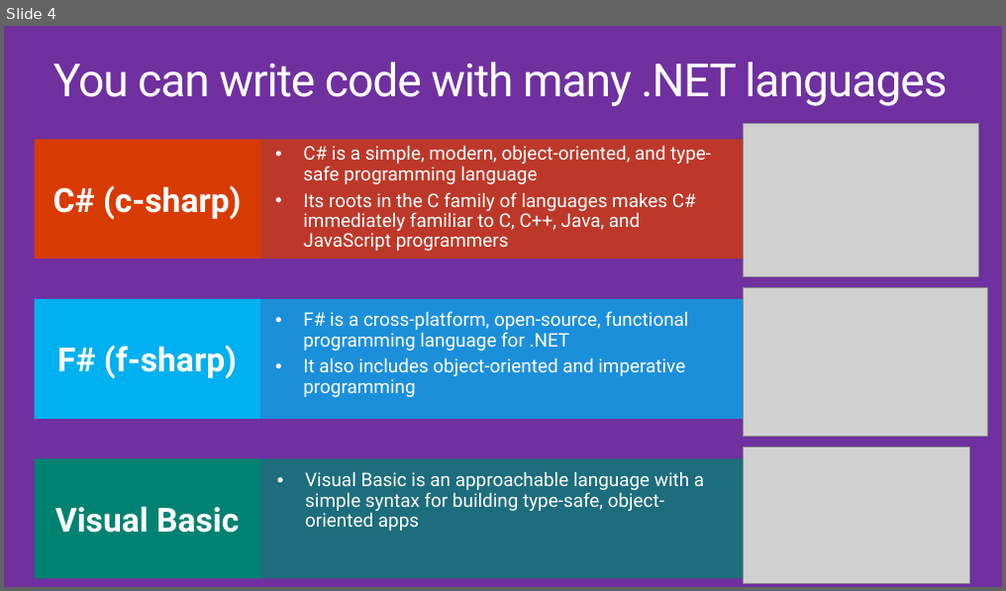
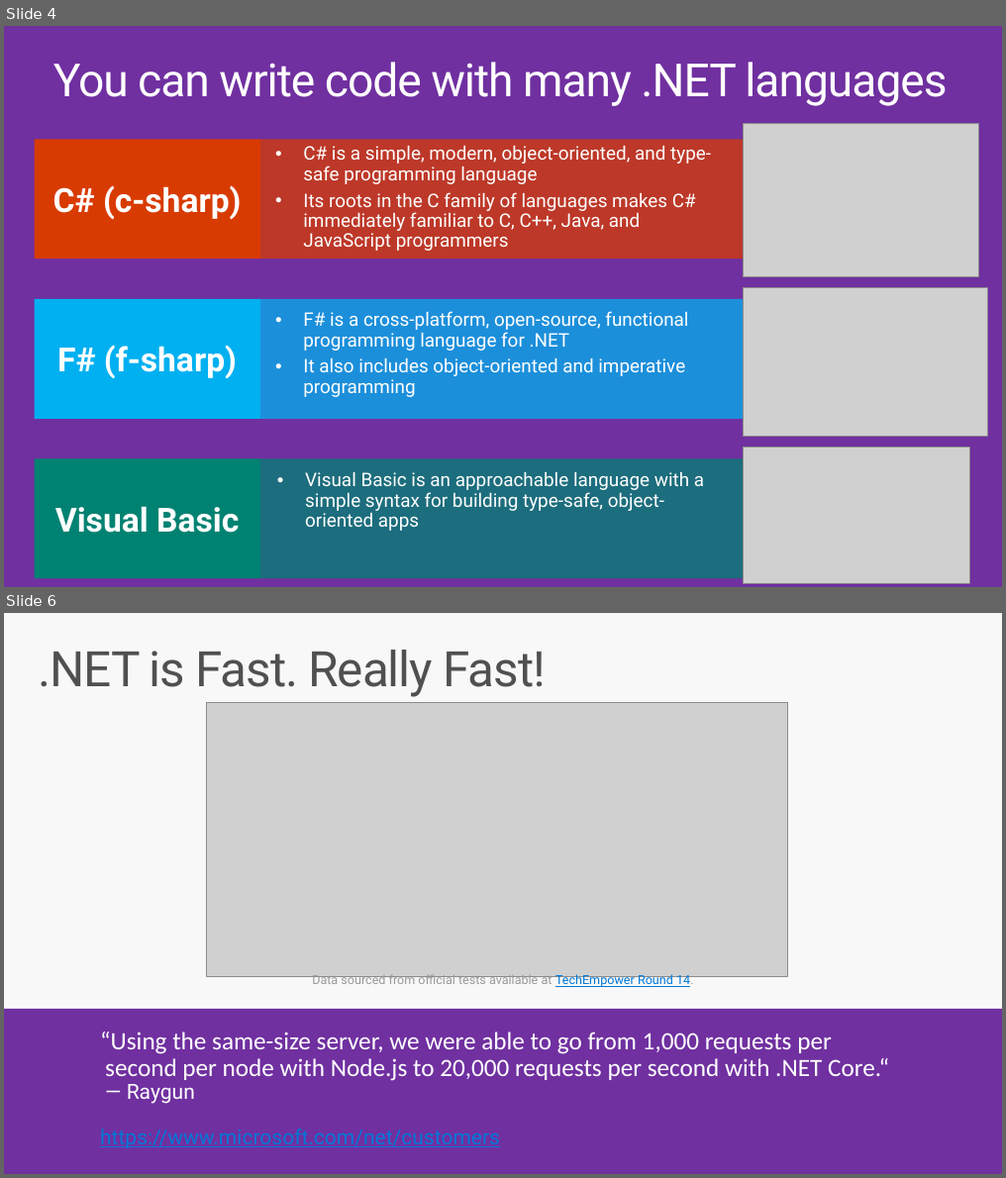
Before and after one commit to dotnet-presentations/home, a slide deck: WhatIsdotNET/WhatIsdotNET.pptx. Shown one above the other, each under a label of ours: slide 4 before the commit, slides 4 and 6 after it; the slides between them are not shown. The pictures are 1006x591 and 1006x1178 pixels, drawn with LibreOffice and Linux fonts; fonts in the diff are those of the drawing; grey boxes stand for pictures. Boxes give left, top, right and bottom in pixels: in the first picture for what was removed or moved away, otherwise in the second. Text is boxed around its words. In the diff, an @@ line names an element or a change of style, - is before the commit and + after.

```diff
--- a/WhatIsdotNET/WhatIsdotNET.pptx
+++ b/WhatIsdotNET/WhatIsdotNET.pptx
@@ slide 6 added at <box>4,613,1002,1174</box>, background #F8F8F8 @@
@@ title added at <box>38,650,546,697</box>, 47 pt, text #505050 @@
+.NET is Fast. Really Fast!
@@ picture added at <box>206,702,788,977</box> @@
@@ text added at <box>312,974,694,987</box>, 12 pt, text #999999 @@
+Data sourced from official tests available at TechEmpower Round 14.
@@ rectangle added at <box>4,1009,1002,1174</box>, fill #7030A0 @@
@@ text added at <box>100,1032,889,1149</box>, 24 pt, text #FFFFFF @@
+“Using the same-size server, we were able to go from 1,000 requests per second per node with Node.js to 20,000 requests per second with .NET Core.“ — Raygun
+https://www.microsoft.com/net/customers
```
Also in this commit, not shown: 3 slides changed, 1 other slide added, 1 other file.
